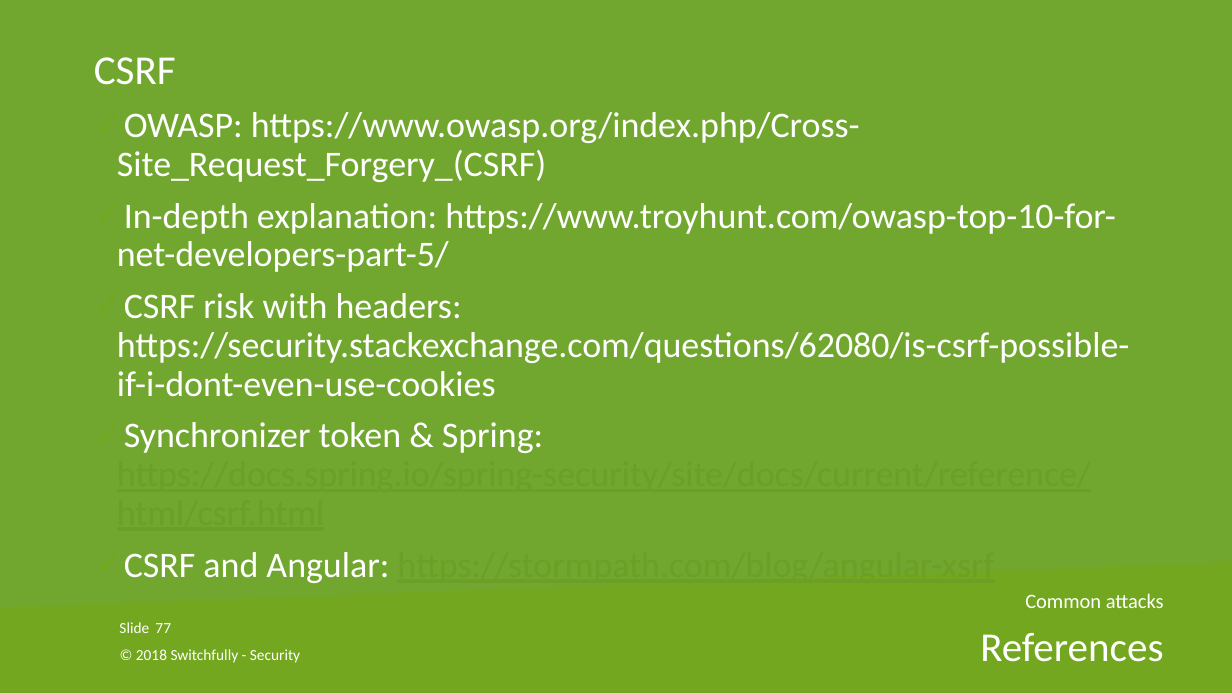
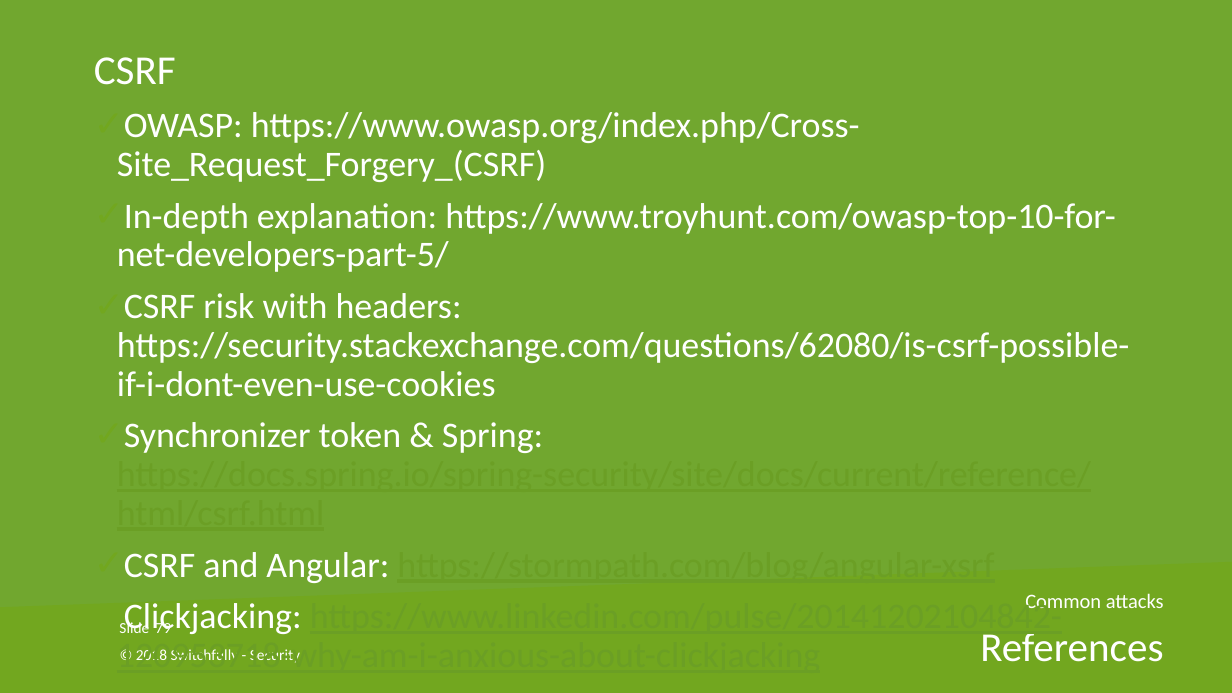
Before and after one commit to nielsjani/switchfully-security, a slide deck: slide 79 of powerpoint/switchfully-security@Cegeka.pptx (slide 77 before the commit). Drawn at 1232x693 pixels with LibreOffice and Linux fonts; fonts in the diff are those of the drawing; background and template pictures are left out. Boxes give left, top, right and bottom in pixels: in the first picture for what was removed or moved away, otherwise in the second. Text is boxed around its words. In the diff, an @@ line names an element or a change of style, - is before the commit and + after.

```diff
--- a/powerpoint/switchfully-security@Cegeka.pptx
+++ b/powerpoint/switchfully-security@Cegeka.pptx
@@ text at <box>117,599,1062,663</box>: paragraph added @@
+✓ Clickjacking: https://www.linkedin.com/pulse/20141202104842-120953718-why-am-i-anxious-about-clickjacking
@@ page number at <box>155,620,171,633</box>: text changed @@
-77
+79
```
Also in this commit, not shown: 2 other slides changed, 2 slides added.
